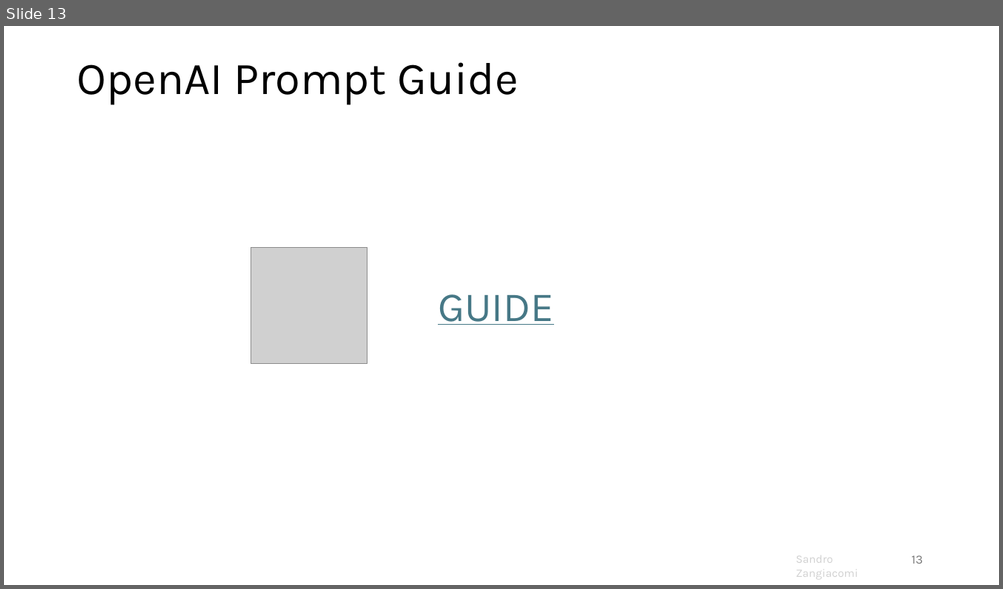
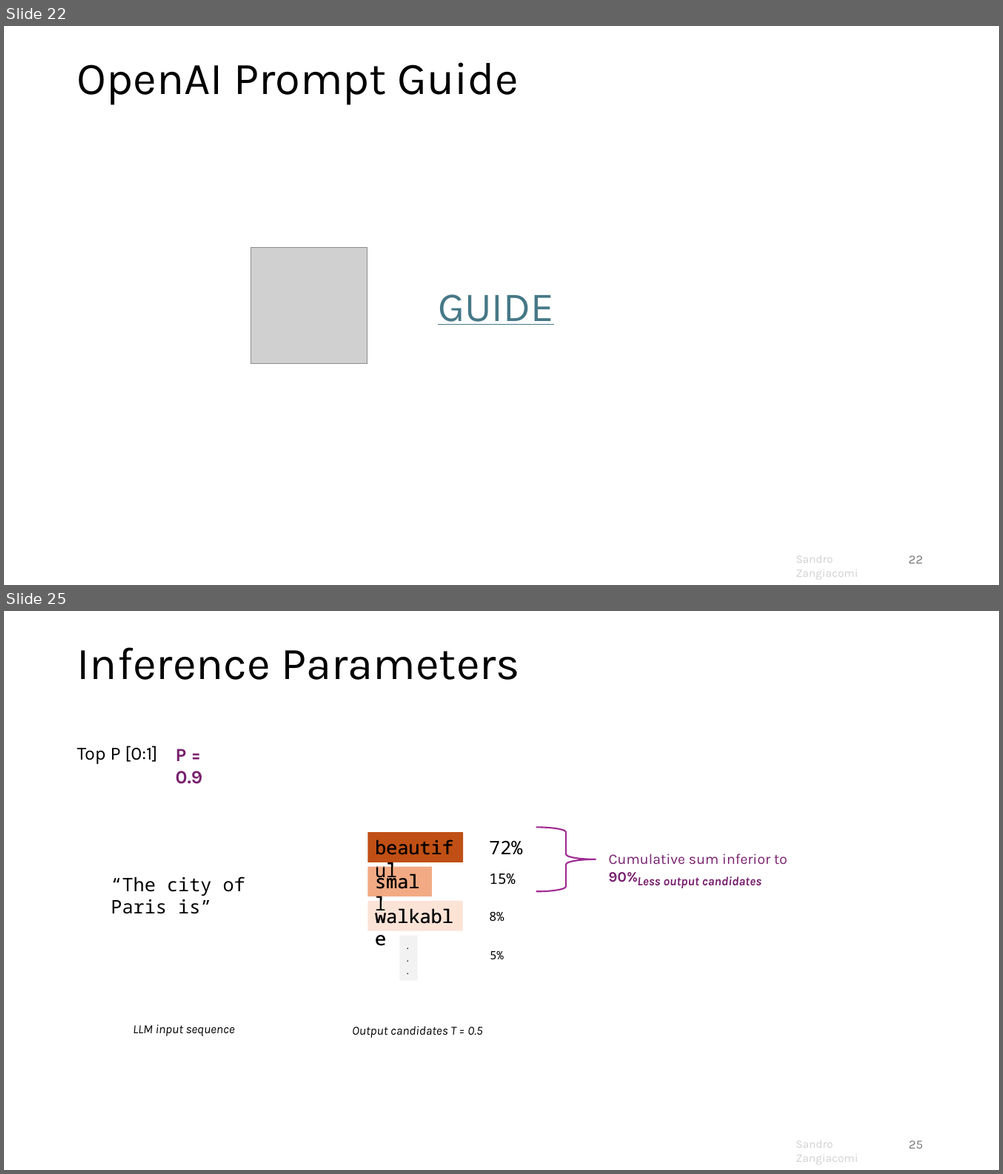
Before and after one commit to sandrozc/llm_learning_xp, a slide deck: genai_course.pptx. Shown one above the other, each under a label of ours: slide 13 before the commit, slides 22 and 25 after it; the slides between them are not shown. The pictures are 1003x589 and 1003x1174 pixels, drawn with LibreOffice and Linux fonts; fonts in the diff are those of the drawing; grey boxes stand for pictures; background and template pictures are left out. Boxes give left, top, right and bottom in pixels: in the first picture for what was removed or moved away, otherwise in the second. Text is boxed around its words. In the diff, an @@ line names an element or a change of style, - is before the commit and + after.

```diff
--- a/genai_course.pptx
+++ b/genai_course.pptx
@@ slide 25 added at (4, 611, 999, 1170), background #FFFFFF; not listed: 1 template element that a slide beside it also shows @@
@@ title added at (77, 647, 521, 680), 44 pt, text #000000 @@
+Inference Parameters
@@ text added at (77, 746, 157, 764), 18 pt, text #000000 @@
+Top P [0:1]
@@ text added at (176, 749, 203, 784), 18 pt, text #78206E, bold @@
+P = 0.9
@@ text added at (367, 832, 463, 863), 18 pt, text #000000 @@
+beautiful
@@ rectangle added at (368, 832, 464, 863), fill #C04F15, 18 pt, text #000000 @@
+beautiful
@@ right brace added at (536, 827, 597, 891), outline #A02B93 1.5 pt @@
@@ text added at (489, 840, 522, 855), 18 pt, text #000000 @@
+72%
@@ text added at (609, 854, 787, 883), 14 pt, text #78206E @@
+Cumulative sum inferior to 90%
@@ text added at (111, 877, 245, 914), 18 pt, text #000000 @@
+“The city of Paris is”
@@ text added at (367, 867, 432, 897), 18 pt, text #000000 @@
+small
@@ rectangle added at (368, 867, 432, 897), fill #F2AA84, 18 pt, text #000000 @@
+small
@@ text added at (489, 874, 515, 885), 14 pt, text #000000 @@
+15%
@@ text added at (637, 877, 761, 889), 12 pt, text #78206E, bold, italic @@
+Less output candidates
@@ text added at (367, 902, 462, 932), 18 pt, text #000000 @@
+walkable
@@ rectangle added at (368, 901, 463, 931), fill #FBE3D6, 18 pt, text #000000 @@
+walkable
@@ text added at (489, 912, 504, 921), 12 pt, text #000000 @@
+8%
@@ rectangle added at (399, 936, 418, 981), fill #F2F2F2, 10 pt, text #000000 @@
+.
+.
+.
@@ text added at (489, 951, 503, 960), 11 pt, text #000000 @@
+5%
@@ text added at (133, 1025, 235, 1037), 12 pt, text #000000, italic @@
+LLM input sequence
@@ text added at (352, 1026, 482, 1038), 12 pt, text #000000, italic @@
+Output candidates T = 0.5
@@ page number added at (908, 1141, 922, 1149), 12 pt, text #797979 @@
+25
@@ what was slide 13 is now slide 22 @@
@@ page number at (908, 556, 922, 564): text changed @@
-13
+22
```
Also in this commit, not shown: 15 slides changed, 6 other slides added, 1 slide removed.
